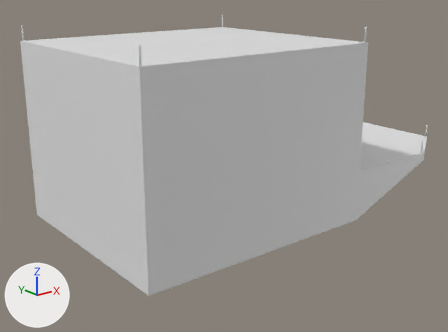
An edit to the Blender file SafeHouse.blend, drawn before and after from the same camera.
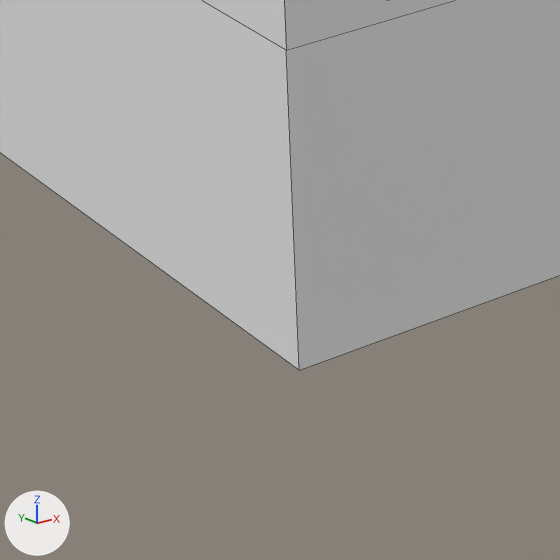
The first picture shows the older version from a camera (50 mm lens) standing at (-8.77, -11.67, 3.22) and looking at (0.84, 0.35, -1.58). The close-ups show both versions on the part from 20% to 44% of the width and 68% to 100% of the height of that picture; other places that the commit changed are outside them. Every picture has the same lights, and +X, +Y and +Z are marked at lower left. The close-ups show mesh edges as thin lines. Materials are left out; every surface is plain grey.

Objects in the first close-up: 'SafeHouse_LOD0'.
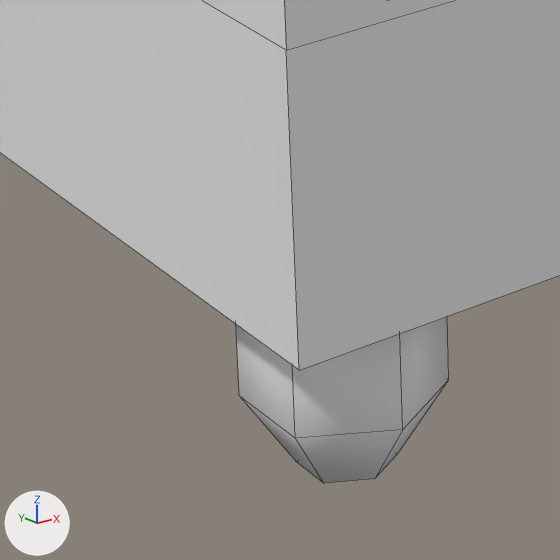
Where the change shows, as pixel boxes [x1, y1, x2, y2] in the close-ups (560 x 560 px):
'SafeHouse_LOD0', reshaped: before [0, 0, 560, 370]; after [0, 0, 560, 483]
part 1 of me_cube, added: after [236, 316, 449, 483]

The edits, one by one:
me_cube is used by ob_safehouse_lod0; location (0.0, 0.0, 0.0).
me_cube had 136 vertices, 124 faces and spanned x -3.35..6.77, y -2.62..2.62, z -2.6..2.04.
me_cube now has 208 vertices, 180 faces and spans x -3.35..6.77, y -2.62..2.62, z -3.47..2.04.
me_cube part 1: a new loose piece of 18 vertices spanning x -3.12..-2.41, y -2.39..-1.58, z -3.47..-2.6.
